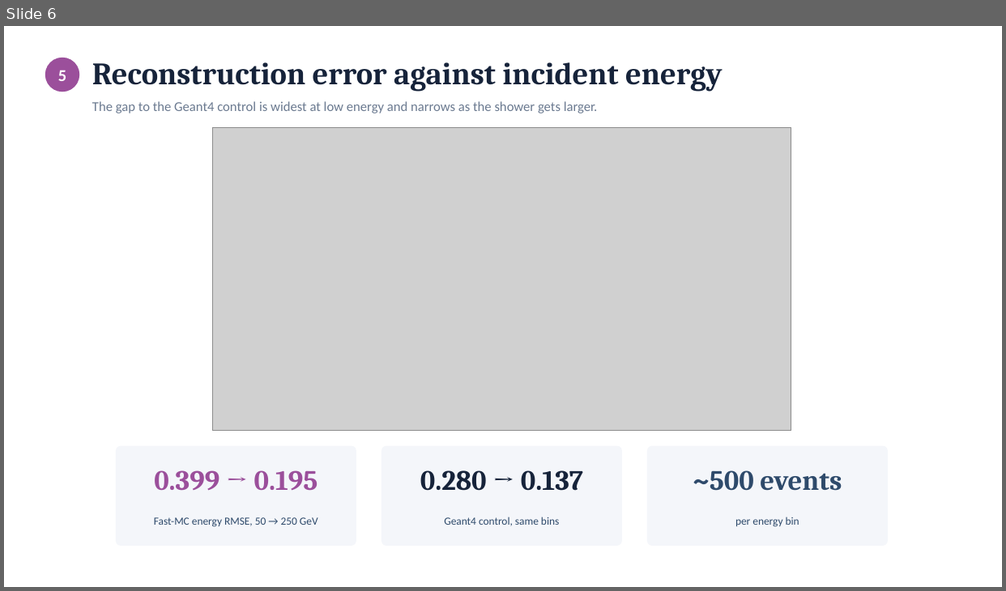
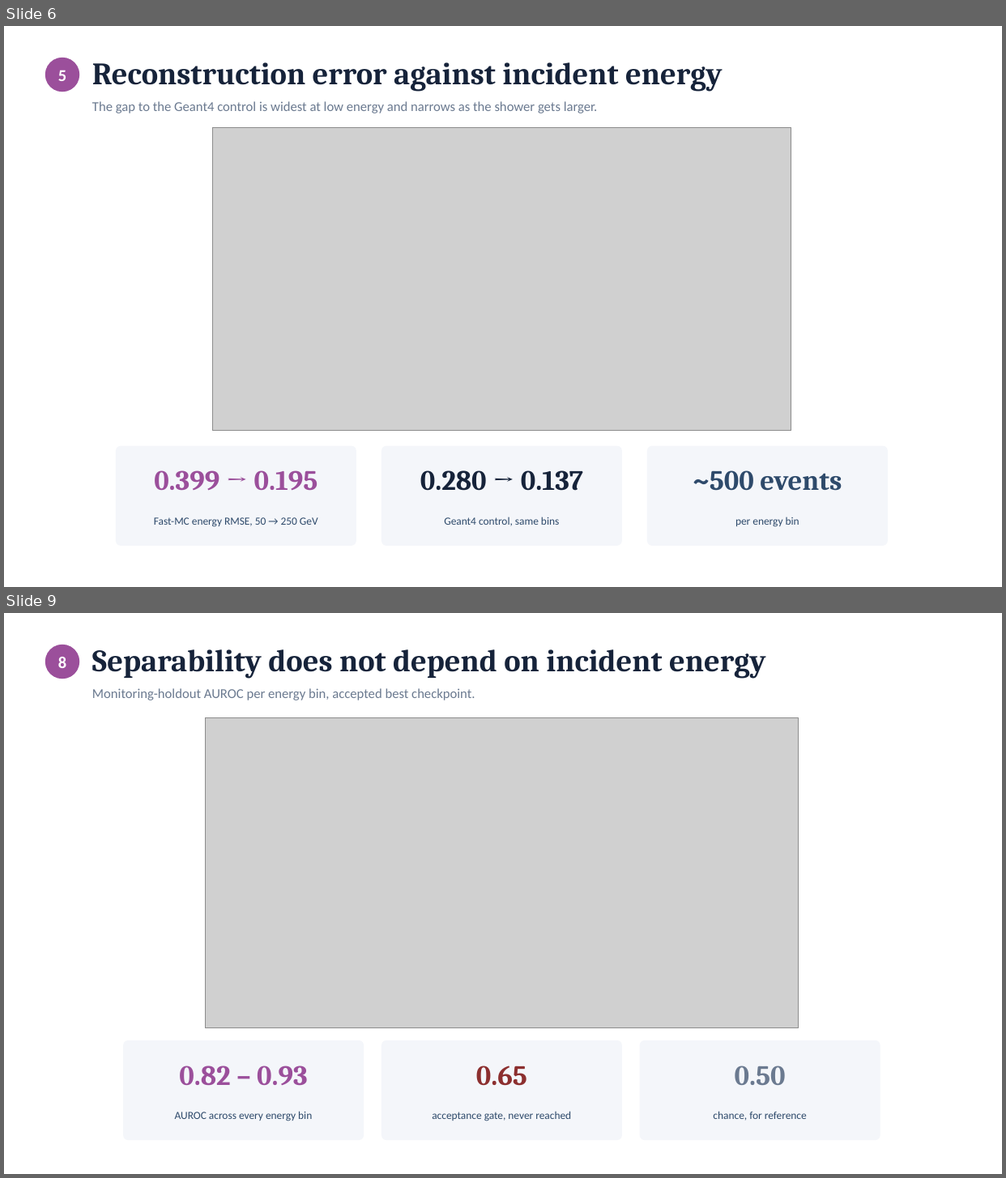
Before and after one commit to JulianAttemptsCoding/Fast-MC-CBSC, a slide deck: exhibition/current/presentations/CBSC_ZDC_status_update_20260805.pptx. Shown one above the other, each under a label of ours: slide 6 before the commit, slides 6 and 9 after it; the slides between them are not shown. The pictures are 1006x591 and 1006x1178 pixels, drawn with LibreOffice and Linux fonts; fonts in the diff are those of the drawing; grey boxes stand for pictures. Boxes give left, top, right and bottom in pixels: in the first picture for what was removed or moved away, otherwise in the second. Text is boxed around its words. In the diff, an @@ line names an element or a change of style, - is before the commit and + after.

```diff
--- a/exhibition/current/presentations/CBSC_ZDC_status_update_20260805.pptx
+++ b/exhibition/current/presentations/CBSC_ZDC_status_update_20260805.pptx
@@ slide 9 added at [4,613,1002,1174], background #FFFFFF @@
@@ ellipse added at [45,645,79,679], fill #9B4F9B @@
@@ text added at [58,657,66,668], 16 pt, text #FFFFFF, bold @@
+8
@@ text added at [92,649,766,679], 30 pt, text #16233A, bold @@
+Separability does not depend on incident energy
@@ text added at [92,688,475,700], 13 pt, text #6B7A90 @@
+Monitoring-holdout AUROC per energy bin, accepted best checkpoint.
@@ picture added at [206,717,799,1029] @@
@@ rounded rectangle added at [124,1041,364,1140], fill #F4F6FA, outline #F4F6FA 1 pt @@
@@ rounded rectangle added at [382,1041,621,1140], fill #F4F6FA, outline #F4F6FA 1 pt @@
@@ rounded rectangle added at [641,1041,880,1140], fill #F4F6FA, outline #F4F6FA 1 pt @@
@@ text added at [179,1066,308,1086], 27 pt, text #9B4F9B, bold @@
+0.82 – 0.93
@@ text added at [476,1066,527,1086], 27 pt, text #8C2F2F, bold @@
+0.65
@@ text added at [735,1066,786,1085], 27 pt, text #6B7A90, bold @@
+0.50
@@ text added at [175,1111,312,1122], 10.5 pt, text #2E4A6B @@
+AUROC across every energy bin
@@ text added at [432,1111,571,1122], 10.5 pt, text #2E4A6B @@
+acceptance gate, never reached
@@ text added at [713,1111,807,1121], 10.5 pt, text #2E4A6B @@
+chance, for reference
```
Also in this commit, not shown: 4 slides changed, 4 other slides added, 5 other files.
